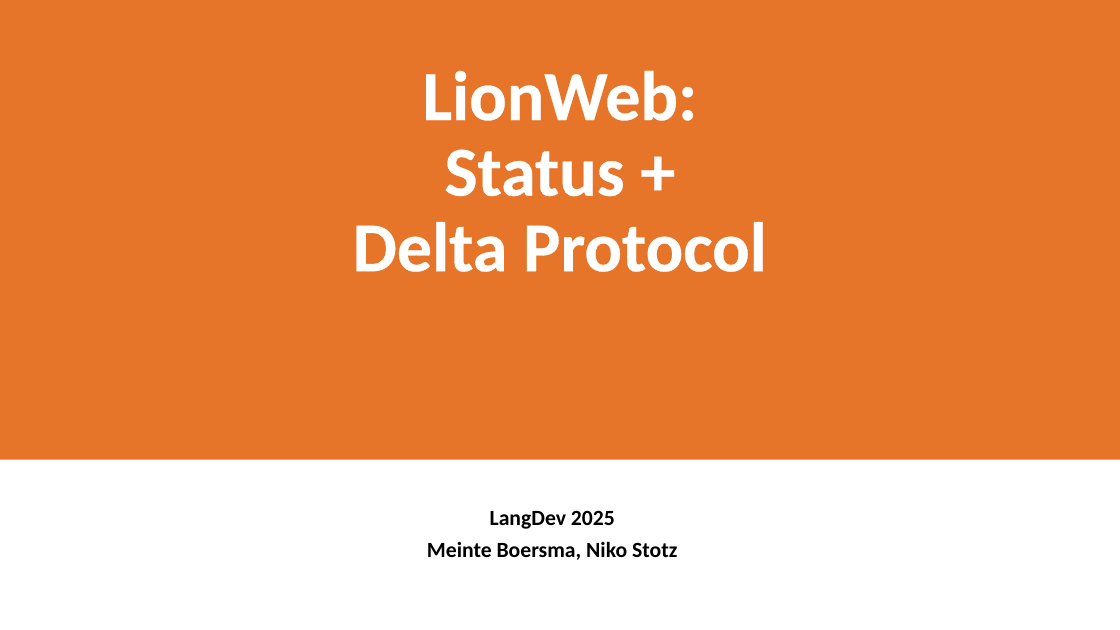
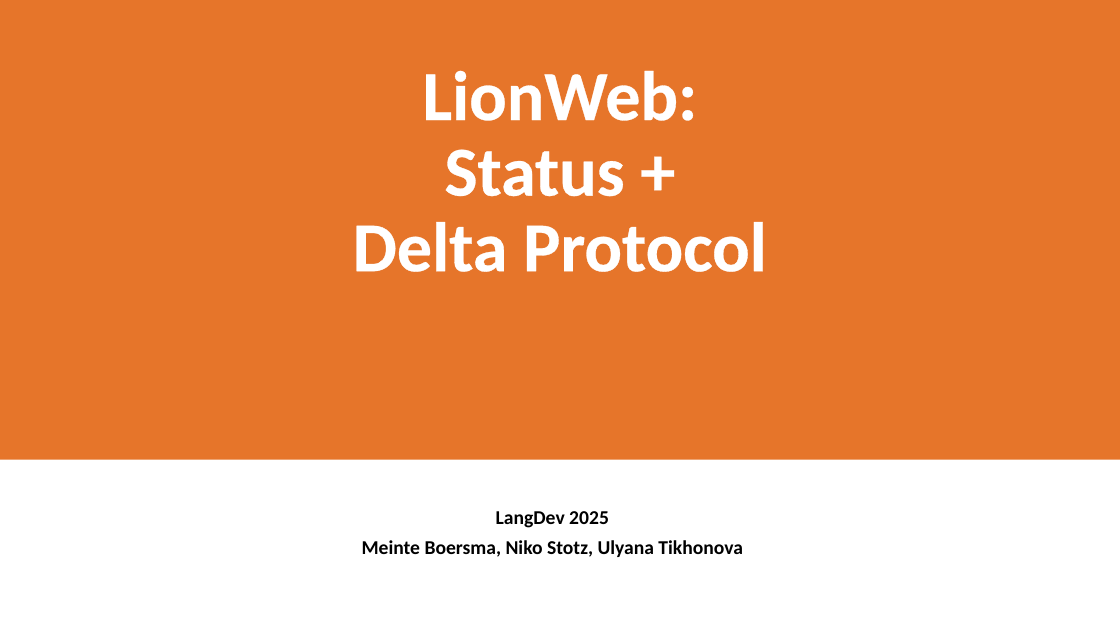
Before and after one commit to LionWeb-io/specification, a slide deck: slide 1 of resources/LangDev 2025 Talk.pptx. Drawn at 1120x630 pixels with LibreOffice and Linux fonts; fonts in the diff are those of the drawing; background and template pictures are left out. Boxes give left, top, right and bottom in pixels: in the first picture for what was removed or moved away, otherwise in the second. Text is boxed around its words. In the diff, an @@ line names an element or a change of style, - is before the commit and + after.

```diff
--- a/resources/LangDev 2025 Talk.pptx
+++ b/resources/LangDev 2025 Talk.pptx
@@ subtitle at [496, 511, 609, 528]: size 18.6 to 16.8 pt in "LangDev 2025" @@
@@ subtitle at [362, 540, 743, 557]: text changed; size 18.6 to 16.8 pt @@
-Meinte Boersma, Niko Stotz
+Meinte Boersma, Niko Stotz, Ulyana Tikhonova
```
Also in this commit, not shown: 1 other slide changed.
